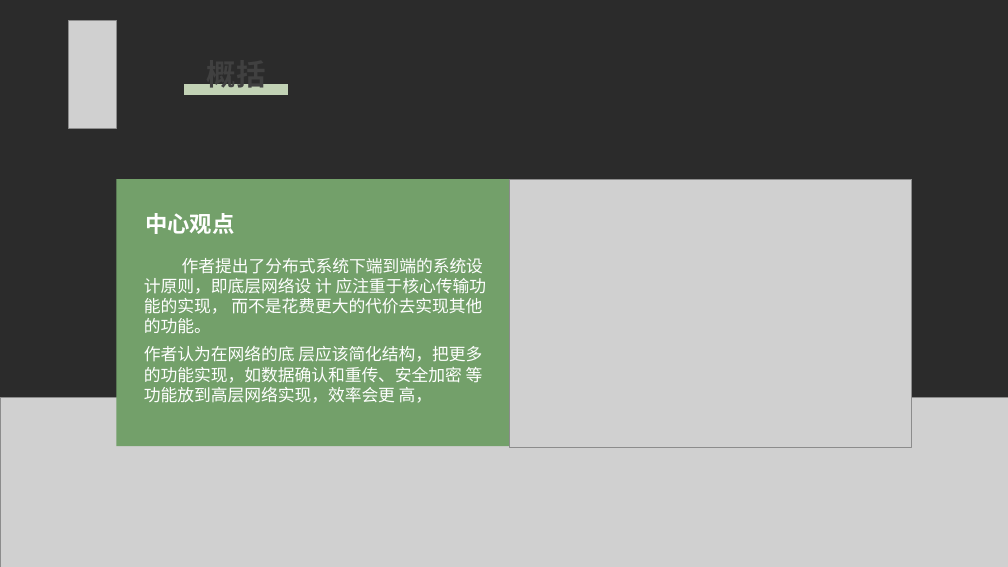
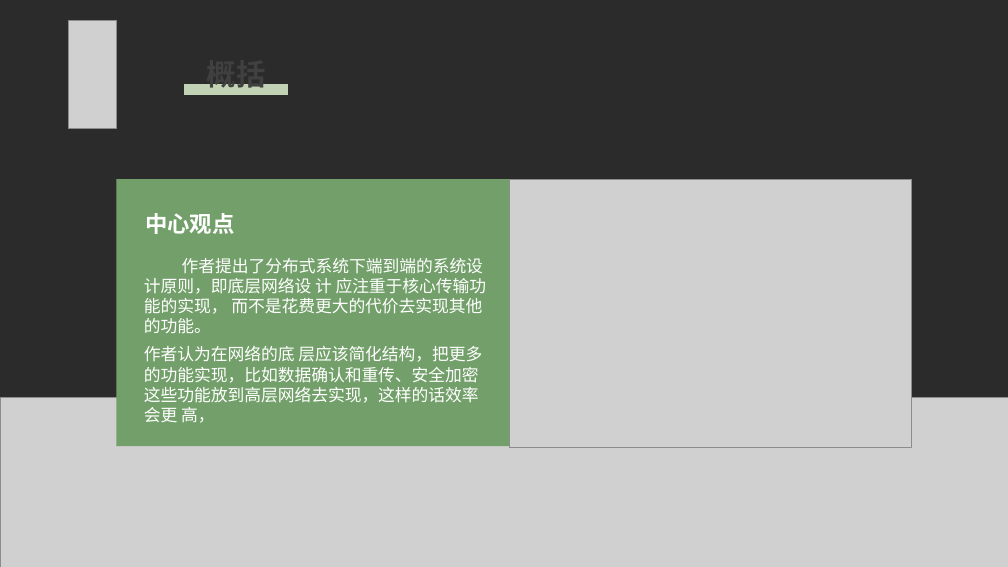
Before and after one commit to Jamie-yao/Computer-network--the-boys, a slide deck: slide 4 of Discussion/Dis1/part1.pptx. Drawn at 1008x567 pixels with LibreOffice and Linux fonts; fonts in the diff are those of the drawing; grey boxes stand for pictures; background and template pictures are left out; a plain dark background stands for a picture behind light text. Boxes give left, top, right and bottom in pixels: in the first picture for what was removed or moved away, otherwise in the second. Text is boxed around its words. In the diff, an @@ line names an element or a change of style, - is before the commit and + after.

```diff
--- a/Discussion/Dis1/part1.pptx
+++ b/Discussion/Dis1/part1.pptx
@@ text at box(144, 346, 482, 423): text changed @@
-作者认为在网络的底 层应该简化结构，把更多的功能实现，如数据确认和重传、安全加密 等功能放到高层网络实现，效率会更 高，
+作者认为在网络的底 层应该简化结构，把更多的功能实现，比如数据确认和重传、安全加密 这些功能放到高层网络去实现，这样的话效率会更 高，
```
Also in this commit, not shown: 5 other slides changed.
